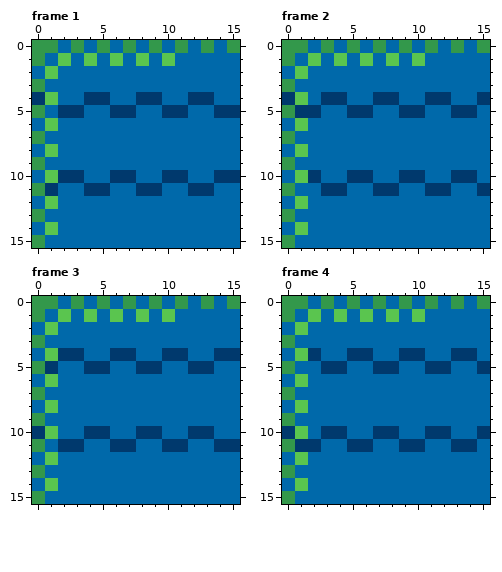
Pixel-art file: aseprite/bg_tile_water.aseprite. This is how it looked before the edit.
16x16 pixels, 4 frames. Shown: frame 1, frame 2, frame 3, frame 4.
After the commit:
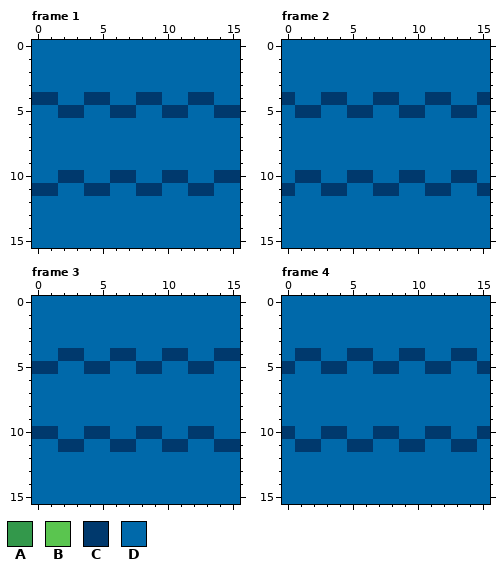
Palette (. is transparent): A #33984b  B #5ac54f  C #00396d  D #0069aa
The exact change:
layer "grass_w" removed
layer "grass_nw" removed
--- frame 1
@@ x 0..15 @@
- 0 AADADADADADADADA
- 1 ADBDBDBDBDBDDDDD
- 2 DBDDDDDDDDDDDDDD
- 3 ADDDDDDDDDDDDDDD
- 4 CBDDCCDDCCDDCCDD
- 5 ADCCDDCCDDCCDDCC
- 6 DBDDDDDDDDDDDDDD
- 7 ADDDDDDDDDDDDDDD
- 8 DBDDDDDDDDDDDDDD
- 9 ADDDDDDDDDDDDDDD
-10 DBCCDDCCDDCCDDCC
-11 ACDDCCDDCCDDCCDD
-12 DBDDDDDDDDDDDDDD
-13 ADDDDDDDDDDDDDDD
-14 DBDDDDDDDDDDDDDD
-15 ADDDDDDDDDDDDDDD
+ 0 DDDDDDDDDDDDDDDD
+ 1 DDDDDDDDDDDDDDDD
+ 2 DDDDDDDDDDDDDDDD
+ 3 DDDDDDDDDDDDDDDD
+ 4 CCDDCCDDCCDDCCDD
+ 5 DDCCDDCCDDCCDDCC
+ 6 DDDDDDDDDDDDDDDD
+ 7 DDDDDDDDDDDDDDDD
+ 8 DDDDDDDDDDDDDDDD
+ 9 DDDDDDDDDDDDDDDD
+10 DDCCDDCCDDCCDDCC
+11 CCDDCCDDCCDDCCDD
+12 DDDDDDDDDDDDDDDD
+13 DDDDDDDDDDDDDDDD
+14 DDDDDDDDDDDDDDDD
+15 DDDDDDDDDDDDDDDD
--- frame 2
@@ x 0..15 @@
- 0 AADADADADADADADA
- 1 ADBDBDBDBDBDDDDD
- 2 DBDDDDDDDDDDDDDD
- 3 ADDDDDDDDDDDDDDD
- 4 CBDCCDDCCDDCCDDC
- 5 ACCDDCCDDCCDDCCD
- 6 DBDDDDDDDDDDDDDD
- 7 ADDDDDDDDDDDDDDD
- 8 DBDDDDDDDDDDDDDD
- 9 ADDDDDDDDDDDDDDD
-10 DBCDDCCDDCCDDCCD
-11 ADDCCDDCCDDCCDDC
-12 DBDDDDDDDDDDDDDD
-13 ADDDDDDDDDDDDDDD
-14 DBDDDDDDDDDDDDDD
-15 ADDDDDDDDDDDDDDD
+ 0 DDDDDDDDDDDDDDDD
+ 1 DDDDDDDDDDDDDDDD
+ 2 DDDDDDDDDDDDDDDD
+ 3 DDDDDDDDDDDDDDDD
+ 4 CDDCCDDCCDDCCDDC
+ 5 DCCDDCCDDCCDDCCD
+ 6 DDDDDDDDDDDDDDDD
+ 7 DDDDDDDDDDDDDDDD
+ 8 DDDDDDDDDDDDDDDD
+ 9 DDDDDDDDDDDDDDDD
+10 DCCDDCCDDCCDDCCD
+11 CDDCCDDCCDDCCDDC
+12 DDDDDDDDDDDDDDDD
+13 DDDDDDDDDDDDDDDD
+14 DDDDDDDDDDDDDDDD
+15 DDDDDDDDDDDDDDDD
--- frame 3
@@ x 0..15 @@
- 0 AADADADADADADADA
- 1 ADBDBDBDBDBDDDDD
- 2 DBDDDDDDDDDDDDDD
- 3 ADDDDDDDDDDDDDDD
- 4 DBCCDDCCDDCCDDCC
- 5 ACDDCCDDCCDDCCDD
- 6 DBDDDDDDDDDDDDDD
- 7 ADDDDDDDDDDDDDDD
- 8 DBDDDDDDDDDDDDDD
- 9 ADDDDDDDDDDDDDDD
-10 CBDDCCDDCCDDCCDD
-11 ADCCDDCCDDCCDDCC
-12 DBDDDDDDDDDDDDDD
-13 ADDDDDDDDDDDDDDD
-14 DBDDDDDDDDDDDDDD
-15 ADDDDDDDDDDDDDDD
+ 0 DDDDDDDDDDDDDDDD
+ 1 DDDDDDDDDDDDDDDD
+ 2 DDDDDDDDDDDDDDDD
+ 3 DDDDDDDDDDDDDDDD
+ 4 DDCCDDCCDDCCDDCC
+ 5 CCDDCCDDCCDDCCDD
+ 6 DDDDDDDDDDDDDDDD
+ 7 DDDDDDDDDDDDDDDD
+ 8 DDDDDDDDDDDDDDDD
+ 9 DDDDDDDDDDDDDDDD
+10 CCDDCCDDCCDDCCDD
+11 DDCCDDCCDDCCDDCC
+12 DDDDDDDDDDDDDDDD
+13 DDDDDDDDDDDDDDDD
+14 DDDDDDDDDDDDDDDD
+15 DDDDDDDDDDDDDDDD
--- frame 4
@@ x 0..15 @@
- 0 AADADADADADADADA
- 1 ADBDBDBDBDBDDDDD
- 2 DBDDDDDDDDDDDDDD
- 3 ADDDDDDDDDDDDDDD
- 4 DBCDDCCDDCCDDCCD
- 5 ADDCCDDCCDDCCDDC
- 6 DBDDDDDDDDDDDDDD
- 7 ADDDDDDDDDDDDDDD
- 8 DBDDDDDDDDDDDDDD
- 9 ADDDDDDDDDDDDDDD
-10 CBDCCDDCCDDCCDDC
-11 ACCDDCCDDCCDDCCD
-12 DBDDDDDDDDDDDDDD
-13 ADDDDDDDDDDDDDDD
-14 DBDDDDDDDDDDDDDD
-15 ADDDDDDDDDDDDDDD
+ 0 DDDDDDDDDDDDDDDD
+ 1 DDDDDDDDDDDDDDDD
+ 2 DDDDDDDDDDDDDDDD
+ 3 DDDDDDDDDDDDDDDD
+ 4 DCCDDCCDDCCDDCCD
+ 5 CDDCCDDCCDDCCDDC
+ 6 DDDDDDDDDDDDDDDD
+ 7 DDDDDDDDDDDDDDDD
+ 8 DDDDDDDDDDDDDDDD
+ 9 DDDDDDDDDDDDDDDD
+10 CDDCCDDCCDDCCDDC
+11 DCCDDCCDDCCDDCCD
+12 DDDDDDDDDDDDDDDD
+13 DDDDDDDDDDDDDDDD
+14 DDDDDDDDDDDDDDDD
+15 DDDDDDDDDDDDDDDD
Pixel boxes of the changes (left, top, right, bottom) in both pictures:
changed: (32, 40, 240, 248)
changed: (282, 40, 490, 248)
changed: (32, 296, 240, 504)
changed: (282, 296, 490, 504)
